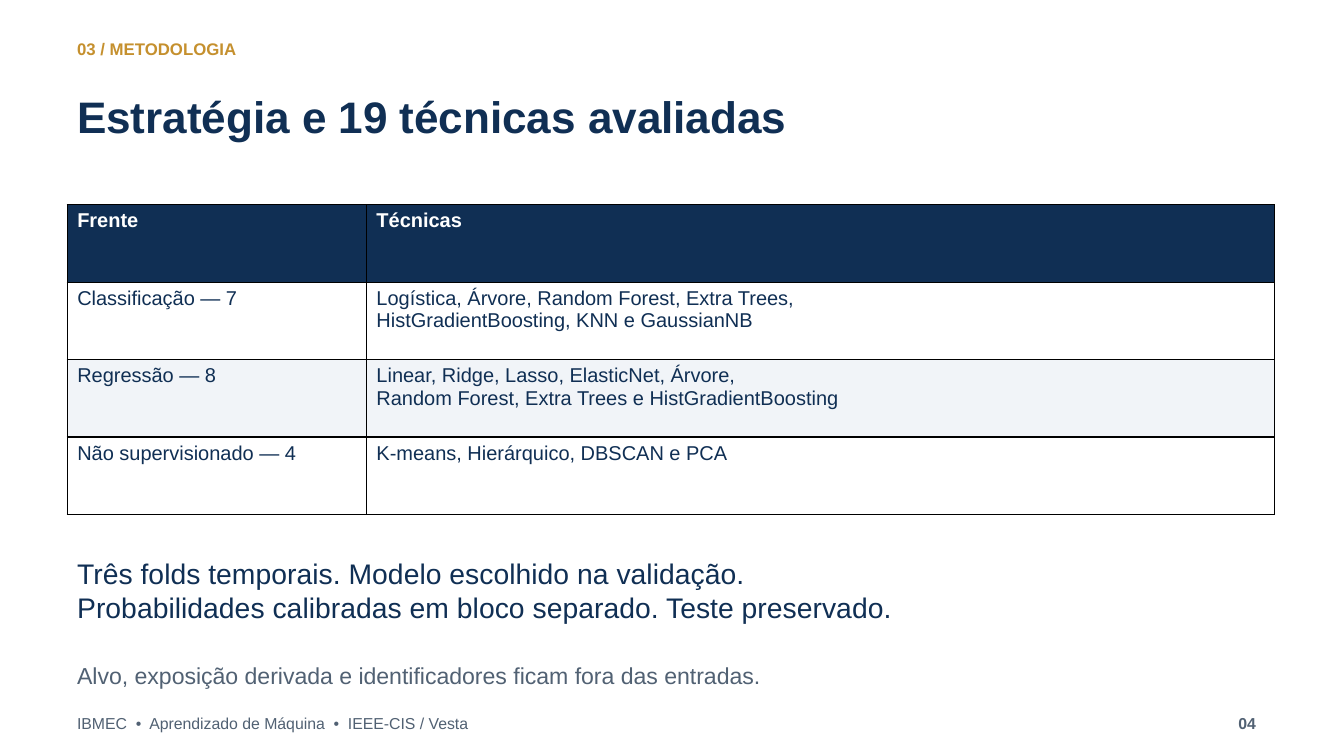
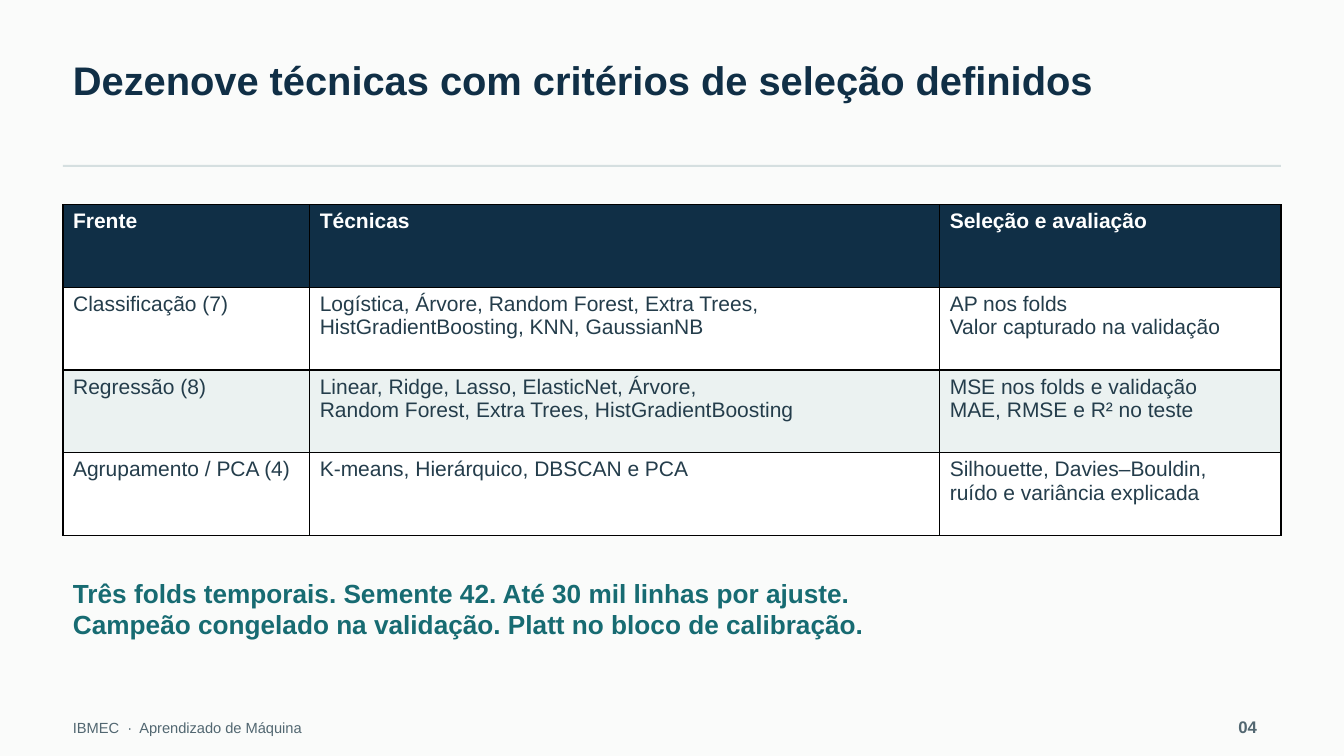
Before and after one commit to joao-castroo/deteccao-fraudes-ml-ibmec, a slide deck: slide 4 of deliverables/apresentacao_Fraude.pptx. Drawn at 1344x756 pixels with LibreOffice and Linux fonts; fonts in the diff are those of the drawing. Boxes give left, top, right and bottom in pixels: in the first picture for what was removed or moved away, otherwise in the second. Text is boxed around its words. In the diff, an @@ line names an element or a change of style, - is before the commit and + after.

```diff
--- a/deliverables/apresentacao_Fraude.pptx
+++ b/deliverables/apresentacao_Fraude.pptx
@@ background #FFFFFF to #FAFBFA @@
@@ text removed at bbox=[77, 43, 236, 55] @@
-03 / METODOLOGIA
@@ text added at bbox=[73, 65, 1093, 103], 28.5 pt, text #102F46, bold @@
+Dezenove técnicas com critérios de seleção definidos
@@ text removed at bbox=[77, 100, 786, 141] @@
-Estratégia e 19 técnicas avaliadas
@@ rectangle added at bbox=[63, 165, 1280, 167], fill #D5DFE0 @@
@@ table at bbox=[63, 205, 1281, 535] @@
-column 1: Frente | Classificação — 7 | Regressão — 8 | Não supervisionado — 4
-column 2: Técnicas | Logística, Árvore, Random Forest, Extra Trees, / HistGradientBoosting, KNN e GaussianNB | Linear, Ridge, Lasso, ElasticNet, Árvore, / Random Forest, Extra Trees e HistGradientBoosting | K-means, Hierárquico, DBSCAN e PCA
+column 1: Frente | Classificação (7) | Regressão (8) | Agrupamento / PCA (4)
+column 2: Técnicas | Logística, Árvore, Random Forest, Extra Trees, / HistGradientBoosting, KNN, GaussianNB | Linear, Ridge, Lasso, ElasticNet, Árvore, / Random Forest, Extra Trees, HistGradientBoosting | K-means, Hierárquico, DBSCAN e PCA
+column 3: Seleção e avaliação | AP nos folds / Valor capturado na validação | MSE nos folds e validação / MAE, RMSE e R² no teste | Silhouette, Davies–Bouldin, / ruído e variância explicada
@@ table: place and size @@
-table at bbox=[68, 205, 1275, 514]
+table at bbox=[63, 205, 1281, 535]
@@ text at bbox=[73, 583, 863, 640]: text changed; size 20.2 to 18.8 pt; text colour #102F54 to #176B72; bold on @@
-Três folds temporais. Modelo escolhido na validação.
-Probabilidades calibradas em bloco separado. Teste preservado.
+Três folds temporais. Semente 42. Até 30 mil linhas por ajuste.
+Campeão congelado na validação. Platt no bloco de calibração.
@@ text removed at bbox=[77, 667, 760, 689] @@
-Alvo, exposição derivada e identificadores ficam fora das entradas.
@@ text "04" at bbox=[1238, 721, 1257, 733]: size 11.2 to 12 pt, text colour #516173 to #526771 @@
@@ text at bbox=[73, 722, 302, 736]: text changed; size 11.2 to 10.5 pt; text colour #516173 to #526771 @@
-IBMEC • Aprendizado de Máquina • IEEE-CIS / Vesta
+IBMEC · Aprendizado de Máquina
```
Also in this commit, not shown: 3 other slides changed, 6 slides added, 6 slides removed, 9 other files.
